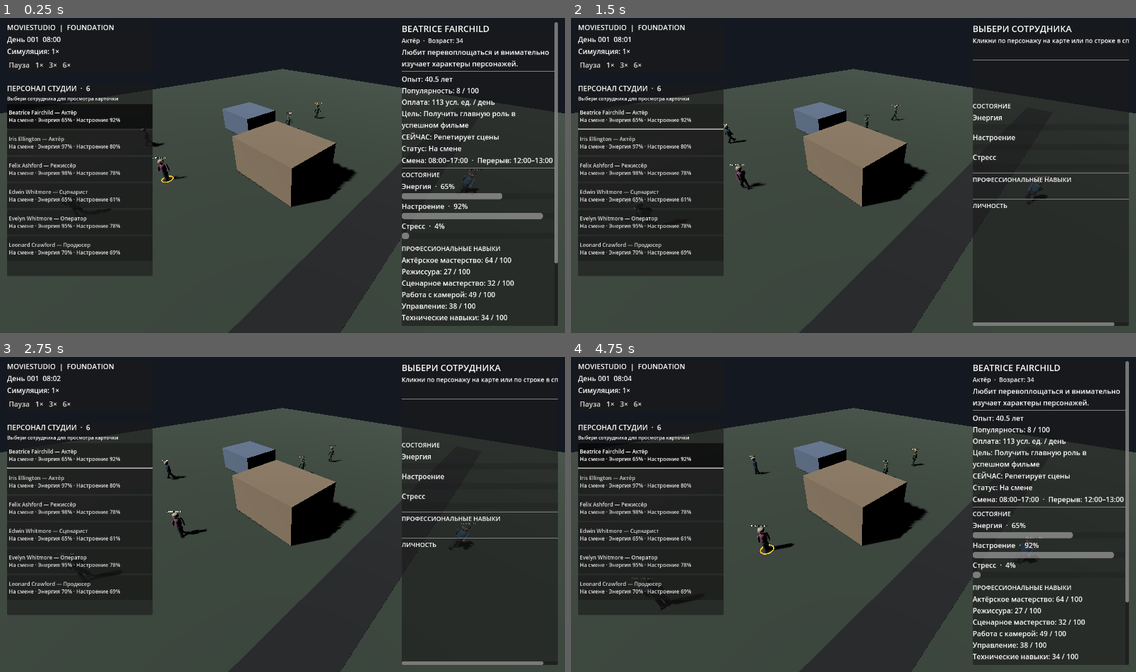
Above: before the commit, frames 1-4 (two rows, left to right).
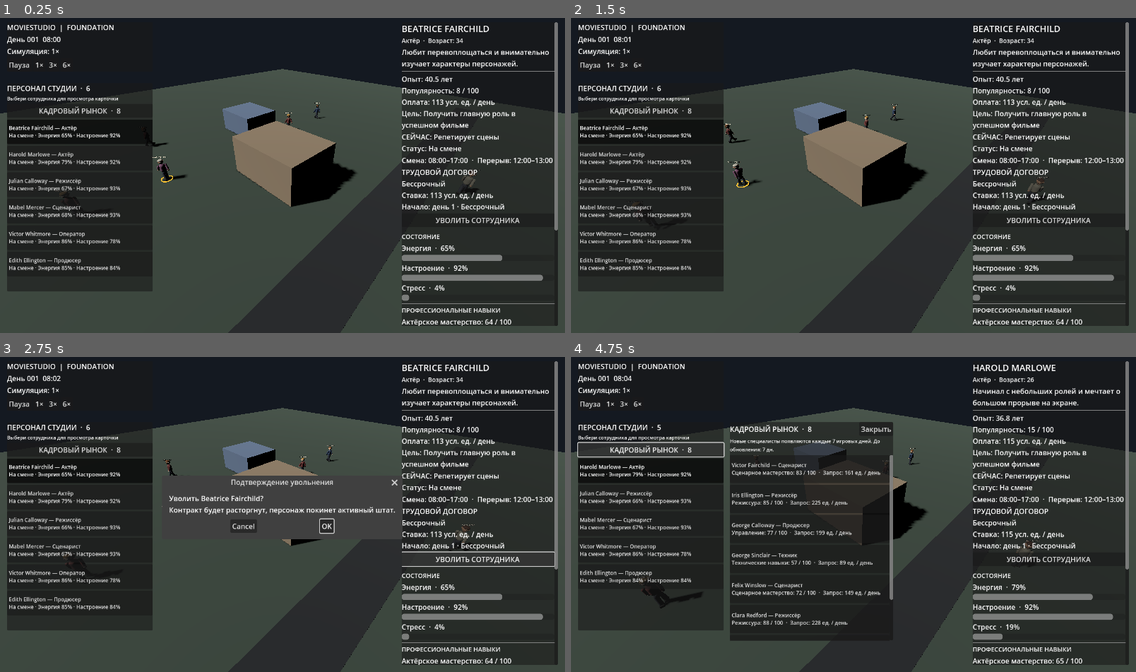
Above: after the commit, the same moments.

Repository: Teft3lb/MovieStudio
Game: Godot game, scene res://scenes/main.tscn
Same seed, same stepped clock (60 frames per second), same inputs: the game is played once before the commit and once after it.
Inputs (mouse positions are in pixels of both pictures, inside the frame that each line leads up to):
- Up to frame 1 (0.25 s): no input
- Up to frame 2 (1.5 s): click (650, 109) at 0.5 s, where only the run after the commit has a clickable "КАДРОВЫЙ РЫНОК · 8"; click (876, 90) at 1.25 s, where only the run after the commit has a clickable "Закрыть"
- Up to frame 3 (2.75 s): click (480, 558) at 2 s, where only the run after the commit has a clickable "УВОЛИТЬ СОТРУДНИКА"
- Up to frame 4 (4.75 s): click (898, 527) at 2.75 s, where only the run after the commit has a clickable "OK"; click (853, 523) at 3.5 s, where only the run after the commit has a clickable "OK"; click (650, 454) at 4.25 s, where only the run before the commit has a clickable "Beatrice Fairchild — Актёр На…"

The runs differ from the first frame. In frame 1, 8.7% of the frame differs, in the area x 1-99%, y 26-98%; in frame 2, 10%; in frame 3, 14%; in frame 4, 28%, in the area x 1-99%, y 2-98%.

Commit message:
feat: integrate employee market hiring contracts and dismissal UI

Diff:
--- a/scripts/presentation/characters/character_manager.gd
+++ b/scripts/presentation/characters/character_manager.gd
@@ -9,6 +9,12 @@
 )
 const CHARACTER_NEEDS_SYSTEM_SCRIPT = preload(
 	"res://scripts/domain/characters/character_needs_system.gd"
+)
+const EMPLOYEE_MANAGEMENT_SYSTEM_SCRIPT = preload(
+	"res://scripts/domain/staff/employee_management_system.gd"
+)
+const EMPLOYEE_CONTRACT_SCRIPT = preload(
+	"res://scripts/domain/staff/employee_contract.gd"
 )
 
 const INITIAL_PROFESSIONS: Array[String] = [
@@ -32,13 +38,30 @@
 }
 
 var employees: Array = []
+var market_candidates: Array = []
 var _generator: RefCounted
 var _needs_system: RefCounted
+var _employment_system: RefCounted
 var _game_clock: Node
 
 var _employee_actors: Dictionary = {}
 var _roster_buttons: Dictionary = {}
 var _selected_employee_id: String = ""
+var _selected_market_candidate_id: String = ""
+
+var _roster_header: Label
+var _employee_list: VBoxContainer
+var _market_toggle_button: Button
+var _market_panel: PanelContainer
+var _market_header: Label
+var _market_status_label: Label
+var _market_list: VBoxContainer
+
+var _detail_contract_label: Label
+var _contract_type_option: OptionButton
+var _hire_button: Button
+var _dismiss_button: Button
+var _dismiss_dialog: ConfirmationDialog
 
 var _detail_name_label: Label
 var _detail_profession_label: Label
@@ -61,6 +84,7 @@
 	_game_clock = get_node("../GameClock")
 	_needs_system = CHARACTER_NEEDS_SYSTEM_SCRIPT.new()
 	_game_clock.minute_advanced.connect(_on_game_minute_advanced)
+	_game_clock.day_advanced.connect(_on_game_day_advanced)
 
 	_spawn_initial_roster()
 	_build_roster_panel()
@@ -98,18 +122,48 @@
 		)
 		employees.append(data)
 
-		var actor: Variant = CHARACTER_ACTOR_SCRIPT.new()
-		actor.name = "Employee_%02d" % (index + 1)
-		actor.call(
-			"setup",
-			data,
-			_route_for(index),
-			_game_clock,
-			rng.randf_range(1.0, 1.45)
-		)
-		add_child(actor)
-		_employee_actors[employee_id] = actor
-
+	_employment_system = EMPLOYEE_MANAGEMENT_SYSTEM_SCRIPT.new()
+	_employment_system.call(
+		"initialize",
+		employees,
+		int(_game_clock.current_day),
+		20261104,
+		8
+	)
+	market_candidates = _employment_system.market_candidates
+
+	for index in range(employees.size()):
+		_spawn_employee_actor(employees[index], index)
+
+
+func _spawn_employee_actor(employee: Variant, index: int) -> void:
+	var employee_id: String = str(employee.id)
+	if _employee_actors.has(employee_id):
+		return
+
+	var actor: Variant = CHARACTER_ACTOR_SCRIPT.new()
+	actor.name = "Employee_%s" % employee_id.replace("-", "_")
+	actor.call(
+		"setup",
+		employee,
+		_route_for(index),
+		_game_clock,
+		1.0 + float(index % 5) * 0.09
+	)
+	add_child(actor)
+	_employee_actors[employee_id] = actor
+
+
+func _remove_employee_actor(employee_id: String) -> void:
+	var actor: Variant = _employee_actors.get(employee_id)
+	if actor != null and is_instance_valid(actor):
+		actor.queue_free()
+	_employee_actors.erase(employee_id)
+
+	var roster_button: Variant = _roster_buttons.get(employee_id)
+	if roster_button != null and is_instance_valid(roster_button):
+		roster_button.queue_free()
+	_roster_buttons.erase(employee_id)
 
 func _route_for(index: int) -> Array[Vector3]:
 	var route: Array[Vector3] = []
@@ -183,37 +237,151 @@
 	var layout := VBoxContainer.new()
 	panel.add_child(layout)
 
-	var header := Label.new()
-	header.text = "ПЕРСОНАЛ СТУДИИ  ·  %d" % employees.size()
-	header.add_theme_font_size_override("font_size", 16)
-	layout.add_child(header)
+	_roster_header = Label.new()
+	_roster_header.add_theme_font_size_override("font_size", 16)
+	layout.add_child(_roster_header)
 
 	var hint := Label.new()
 	hint.text = "Выбери сотрудника для просмотра карточки"
 	hint.add_theme_font_size_override("font_size", 11)
 	layout.add_child(hint)
 
+	_market_toggle_button = Button.new()
+	_market_toggle_button.text = "КАДРОВЫЙ РЫНОК"
+	_market_toggle_button.pressed.connect(_toggle_market_panel)
+	layout.add_child(_market_toggle_button)
+
 	var scroll := ScrollContainer.new()
 	scroll.custom_minimum_size = Vector2(310.0, 390.0)
 	scroll.size_flags_vertical = Control.SIZE_EXPAND_FILL
 	layout.add_child(scroll)
 
-	var employee_list := VBoxContainer.new()
-	employee_list.size_flags_horizontal = Control.SIZE_EXPAND_FILL
-	scroll.add_child(employee_list)
+	_employee_list = VBoxContainer.new()
+	_employee_list.size_flags_horizontal = Control.SIZE_EXPAND_FILL
+	scroll.add_child(_employee_list)
 
 	for employee in employees:
-		var employee_id: String = str(employee.id)
+		_add_roster_button(employee)
+
+	_build_market_panel()
+	_refresh_roster()
+
+
+func _add_roster_button(employee: Variant) -> void:
+	if not is_instance_valid(_employee_list):
+		return
+
+	var employee_id: String = str(employee.id)
+	if _roster_buttons.has(employee_id):
+		return
+
+	var button := Button.new()
+	button.name = "Roster_%s" % employee_id
+	button.custom_minimum_size = Vector2(305.0, 56.0)
+	button.alignment = HORIZONTAL_ALIGNMENT_LEFT
+	button.toggle_mode = true
+	button.add_theme_font_size_override("font_size", 12)
+	button.pressed.connect(_on_roster_employee_pressed.bind(employee_id))
+	_employee_list.add_child(button)
+	_roster_buttons[employee_id] = button
+
+
+func _build_market_panel() -> void:
+	var canvas := get_node_or_null("EmployeeManagementHUD") as CanvasLayer
+	if canvas == null:
+		return
+
+	_market_panel = PanelContainer.new()
+	_market_panel.name = "EmployeeMarketPanel"
+	_market_panel.position = Vector2(360.0, 154.0)
+	_market_panel.custom_minimum_size = Vector2(370.0, 0.0)
+	_market_panel.visible = false
+	canvas.add_child(_market_panel)
+
+	var layout := VBoxContainer.new()
+	_market_panel.add_child(layout)
+
+	var top_row := HBoxContainer.new()
+	layout.add_child(top_row)
+
+	_market_header = Label.new()
+	_market_header.size_flags_horizontal = Control.SIZE_EXPAND_FILL
+	_market_header.add_theme_font_size_override("font_size", 16)
+	top_row.add_child(_market_header)
+
+	var close_button := Button.new()
+	close_button.text = "Закрыть"
+	close_button.pressed.connect(_close_market_panel)
+	top_row.add_child(close_button)
+
+	_market_status_label = Label.new()
+	_market_status_label.autowrap_mode = TextServer.AUTOWRAP_WORD_SMART
+	_market_status_label.add_theme_font_size_override("font_size", 11)
+	layout.add_child(_market_status_label)
+
+	var scroll := ScrollContainer.new()
+	scroll.custom_minimum_size = Vector2(350.0, 420.0)
+	scroll.size_flags_vertical = Control.SIZE_EXPAND_FILL
+	layout.add_child(scroll)
+
+	_market_list = VBoxContainer.new()
+	_market_list.size_flags_horizontal = Control.SIZE_EXPAND_FILL
+	scroll.add_child(_market_list)
+
+	_refresh_market_panel()
+
+
+func _toggle_market_panel() -> void:
+	if not is_instance_valid(_market_panel):
+		return
+	_market_panel.visible = not _market_panel.visible
+	if _market_panel.visible:
+		_refresh_market_panel()
+
+
+func _close_market_panel() -> void:
+	if is_instance_valid(_market_panel):
+		_market_panel.visible = false
+
+
+func _refresh_market_panel() -> void:
+	if not is_instance_valid(_market_list):
+		return
+
+	_market_header.text = "КАДРОВЫЙ РЫНОК  ·  %d" % market_candidates.size()
+	_market_status_label.text = (
+		"Новые специалисты появляются каждые 7 игровых дней. "
+		+ "До обновления: %d дн."
+		% int(_employment_system.call(
+			"get_market_days_until_refresh",
+			int(_game_clock.current_day)
+		))
+	)
+
+	for child in _market_list.get_children():
+		_market_list.remove_child(child)
+		child.queue_free()
+
+	for candidate in market_candidates:
+		var candidate_id: String = str(candidate.id)
 		var button := Button.new()
-		button.name = "Roster_%s" % employee_id
-		button.custom_minimum_size = Vector2(305.0, 56.0)
+		button.name = "Candidate_%s" % candidate_id
+		button.custom_minimum_size = Vector2(345.0, 64.0)
 		button.alignment = HORIZONTAL_ALIGNMENT_LEFT
-		button.toggle_mode = true
 		button.add_theme_font_size_override("font_size", 12)
-		button.pressed.connect(_on_roster_employee_pressed.bind(employee_id))
-		employee_list.add_child(button)
-		_roster_buttons[employee_id] = button
-
+		button.text = "%s — %s\n%s: %d / 100  ·  Запрос: %d ед. / день" % [
+			candidate.get_full_name(),
+			candidate.get_profession_title(),
+			candidate.get_primary_skill_title(),
+			roundi(candidate.get_primary_skill_value()),
+			candidate.daily_salary,
+		]
+		button.pressed.connect(
+			_on_market_candidate_pressed.bind(candidate_id)
+		)
+		_market_list.add_child(button)
+
+	_market_toggle_button.text = "КАДРОВЫЙ РЫНОК  ·  %d" % market_candidates.size()
 
 func _build_detail_panel() -> void:
 	var canvas := get_node_or_null("EmployeeManagementHUD") as CanvasLayer
@@ -270,6 +438,38 @@
 	_detail_schedule_label = Label.new()
 	layout.add_child(_detail_schedule_label)
 
+	_detail_contract_label = Label.new()
+	_detail_contract_label.autowrap_mode = TextServer.AUTOWRAP_WORD_SMART
+	layout.add_child(_detail_contract_label)
+
+	_contract_type_option = OptionButton.new()
+	_contract_type_option.add_item("Бессрочный")
+	_contract_type_option.set_item_metadata(0, "permanent")
+	_contract_type_option.add_item("Срочный · 30 дней")
+	_contract_type_option.set_item_metadata(1, "fixed_30_days")
+	_contract_type_option.add_item("Срочный · 90 дней")
+	_contract_type_option.set_item_metadata(2, "fixed_90_days")
+	_contract_type_option.item_selected.connect(_on_contract_type_selected)
+	_contract_type_option.visible = false
+	layout.add_child(_contract_type_option)
+
+	_hire_button = Button.new()
+	_hire_button.text = "НАНЯТЬ СОТРУДНИКА"
+	_hire_button.pressed.connect(_on_hire_button_pressed)
+	_hire_button.visible = false
+	layout.add_child(_hire_button)
+
+	_dismiss_button = Button.new()
+	_dismiss_button.text = "УВОЛИТЬ СОТРУДНИКА"
+	_dismiss_button.pressed.connect(_on_dismiss_button_pressed)
+	_dismiss_button.visible = false
+	layout.add_child(_dismiss_button)
+
+	_dismiss_dialog = ConfirmationDialog.new()
+	_dismiss_dialog.title = "Подтверждение увольнения"
+	_dismiss_dialog.confirmed.connect(_confirm_dismiss_employee)
+	canvas.add_child(_dismiss_dialog)
+
 	layout.add_child(HSeparator.new())
 
 	var needs_heading := Label.new()
@@ -334,6 +534,29 @@
 	_refresh_detail_panel()
 
 
+func _on_game_day_advanced(day: int) -> void:
+	var result: Dictionary = _employment_system.call("advance_day", day)
+
+	for expired_employee in result.get("expired_employees", []):
+		var expired_id: String = str(expired_employee.id)
+		_remove_employee_actor(expired_id)
+		if _selected_employee_id == expired_id:
+			_selected_employee_id = ""
+
+	if bool(result.get("market_refreshed", false)):
+		if not _selected_market_candidate_id.is_empty():
+			if _find_market_candidate(_selected_market_candidate_id) == null:
+				_selected_market_candidate_id = ""
+		_refresh_market_panel()
+
+	if _selected_employee_id.is_empty() and _selected_market_candidate_id.is_empty():
+		if not employees.is_empty():
+			_selected_employee_id = str(employees[0].id)
+
+	_refresh_roster()
+	_refresh_detail_panel()
+
+
 func _unhandled_input(event: InputEvent) -> void:
 	if not event is InputEventMouseButton:
 		return
@@ -375,6 +598,7 @@
 	if previous_actor != null and is_instance_valid(previous_actor):
 		previous_actor.call("set_selected", false)
 
+	_selected_market_candidate_id = ""
 	var employee: Variant = _find_employee(employee_id)
 	if employee == null:
 		_selected_employee_id = ""
@@ -388,6 +612,31 @@
 	_refresh_detail_panel()
 
 
+func _select_market_candidate(candidate_id: String) -> void:
+	var previous_actor: Variant = _employee_actors.get(_selected_employee_id)
+	if previous_actor != null and is_instance_valid(previous_actor):
+		previous_actor.call("set_selected", false)
+
+	_selected_employee_id = ""
+	var candidate: Variant = _find_market_candidate(candidate_id)
+	_selected_market_candidate_id = (
+		str(candidate.id) if candidate != null else ""
+	)
+	_refresh_roster()
+	_refresh_detail_panel()
+
+
+func _on_market_candidate_pressed(candidate_id: String) -> void:
+	_select_market_candidate(candidate_id)
+
+
+func _find_market_candidate(candidate_id: String) -> Variant:
+	for candidate in market_candidates:
+		if str(candidate.id) == candidate_id:
+			return candidate
+	return null
+
+
 func _find_employee(employee_id: String) -> Variant:
 	for employee in employees:
 		if str(employee.id) == employee_id:
@@ -396,6 +645,9 @@
 
 
 func _refresh_roster() -> void:
+	if is_instance_valid(_roster_header):
+		_roster_header.text = "ПЕРСОНАЛ СТУДИИ  ·  %d" % employees.size()
+
 	for employee in employees:
 		var employee_id: String = str(employee.id)
 		var button: Button = _roster_buttons.get(employee_id) as Button
@@ -417,14 +669,25 @@
 	if not is_instance_valid(_detail_name_label):
 		return
 
-	var employee: Variant = _find_employee(_selected_employee_id)
+	var is_market_candidate: bool = not _selected_market_candidate_id.is_empty()
+	var employee: Variant = (
+		_find_market_candidate(_selected_market_candidate_id)
+		if is_market_candidate
+		else _find_employee(_selected_employee_id)
+	)
+
 	if employee == null:
+		_selected_market_candidate_id = ""
+		_selected_employee_id = ""
 		_detail_name_label.text = "ВЫБЕРИ СОТРУДНИКА"
-		_detail_profession_label.text = "Кликни по персонажу на карте или по строке в списке."
+		_detail_profession_label.text = (
+			"Выбери сотрудника в списке или открой кадровый рынок."
+		)
 		_detail_biography_label.text = ""
 		_detail_stats_label.text = ""
 		_detail_task_label.text = ""
 		_detail_schedule_label.text = ""
+		_detail_contract_label.text = ""
 		_detail_skills_label.text = ""
 		_detail_personality_label.text = ""
 		_energy_label.text = "Энергия"
@@ -433,6 +696,9 @@
 		_energy_bar.value = 0.0
 		_morale_bar.value = 0.0
 		_stress_bar.value = 0.0
+		_contract_type_option.visible = false
+		_hire_button.visible = false
+		_dismiss_button.visible = false
 		return
 
 	var needs: Dictionary = employee.needs
@@ -445,25 +711,81 @@
 		employee.age,
 	]
 	_detail_biography_label.text = employee.biography
-	_detail_stats_label.text = (
-		"Опыт: %.1f лет\nПопулярность: %.0f / 100\nОплата: %d усл. ед. / день\nЦель: %s"
-		% [
-			employee.experience,
-			employee.popularity,
-			employee.daily_salary,
-			employee.career_goal,
+
+	if is_market_candidate:
+		_detail_stats_label.text = (
+			"Опыт: %.1f лет\nПопулярность: %.0f / 100\nОжидание: %d усл. ед. / день\nЦель: %s"
+			% [
+				employee.experience,
+				employee.popularity,
+				employee.daily_salary,
+				employee.career_goal,
+			]
+		)
+		_detail_task_label.text = "СТАТУС: Кандидат открыт к предложениям"
+		_detail_schedule_label.text = "График работы согласуется при найме."
+		var contract_type: String = _get_selected_contract_type()
+		var offer_salary: int = int(
+			_employment_system.call(
+				"get_offer_salary",
+				str(employee.id),
+				contract_type
+			)
+		)
+		_detail_contract_label.text = (
+			"ПРЕДЛАГАЕМЫЙ КОНТРАКТ\nТип: %s\nСтавка: %d усл. ед. / день"
+			% [
+				_get_contract_type_title(contract_type),
+				offer_salary,
+			]
+		)
+		_contract_type_option.visible = true
+		_hire_button.visible = true
+		_dismiss_button.visible = false
+	else:
+		_detail_stats_label.text = (
+			"Опыт: %.1f лет\nПопулярность: %.0f / 100\nОплата: %d усл. ед. / день\nЦель: %s"
+			% [
+				employee.experience,
+				employee.popularity,
+				employee.daily_salary,
+				employee.career_goal,
+			]
+		)
+		_detail_task_label.text = "СЕЙЧАС: %s\nСтатус: %s" % [
+			employee.current_task,
+			employee.get_work_state_title(),
 		]
-	)
-	_detail_task_label.text = "СЕЙЧАС: %s\nСтатус: %s" % [
-		employee.current_task,
-		employee.get_work_state_title(),
-	]
-	_detail_schedule_label.text = "Смена: %02d:00–%02d:00  ·  Перерыв: %02d:00–%02d:00" % [
-		employee.shift_start_hour,
-		employee.shift_end_hour,
-		employee.break_start_hour,
-		employee.break_end_hour,
-	]
+		_detail_schedule_label.text = "Смена: %02d:00–%02d:00  ·  Перерыв: %02d:00–%02d:00" % [
+			employee.shift_start_hour,
+			employee.shift_end_hour,
+			employee.break_start_hour,
+			employee.break_end_hour,
+		]
+
+		var contract: Variant = _employment_system.call(
+			"get_contract", str(employee.id)
+		)
+		if contract == null:
+			_detail_contract_label.text = "КОНТРАКТ: данные отсутствуют"
+		else:
+			var end_text: String = (
+				"Бессрочный"
+				if int(contract.end_day) == 0
+				else "до дня %d" % int(contract.end_day)
+			)
+			_detail_contract_label.text = (
+				"ТРУДОВОЙ ДОГОВОР\n%s\nСтавка: %d усл. ед. / день\nНачало: день %d · %s"
+				% [
+					contract.get_type_title(),
+					contract.daily_salary,
+					contract.start_day,
+					end_text,
+				]
+			)
+		_contract_type_option.visible = false
+		_hire_button.visible = false
+		_dismiss_button.visible = true
 
 	var energy: float = float(needs.get("energy", 1.0)) * 100.0
 	var morale: float = float(needs.get("morale", 0.75)) * 100.0
@@ -492,3 +814,104 @@
 			roundi(float(personality.get("creativity", 0.5)) * 100.0),
 		]
 	)
+
+
+func _on_contract_type_selected(_index: int) -> void:
+	_refresh_detail_panel()
+
+
+func _get_selected_contract_type() -> String:
+	if not is_instance_valid(_contract_type_option):
+		return "permanent"
+	var selected_index: int = _contract_type_option.selected
+	if selected_index < 0:
+		return "permanent"
+	return str(_contract_type_option.get_item_metadata(selected_index))
+
+
+func _get_contract_type_title(contract_type: String) -> String:
+	match contract_type:
+		"fixed_30_days":
+			return "Срочный · 30 дней"
+		"fixed_90_days":
+			return "Срочный · 90 дней"
+		_:
+			return "Бессрочный"
+
+
+func _on_hire_button_pressed() -> void:
+	if _selected_market_candidate_id.is_empty():
+		return
+
+	var result: Dictionary = _employment_system.call(
+		"hire_candidate",
+		_selected_market_candidate_id,
+		_get_selected_contract_type(),
+		int(_game_clock.current_day)
+	)
+	if not bool(result.get("success", false)):
+		_show_employee_message(str(result.get("message", "Не удалось оформить найм.")))
+		return
+
+	var employee: Variant = result.get("employee")
+	if employee == null:
+		return
+
+	_needs_system.call(
+		"refresh_work_state", employee, int(_game_clock.current_hour)
+	)
+	_spawn_employee_actor(employee, employees.size() - 1)
+	_add_roster_button(employee)
+
+	_selected_market_candidate_id = ""
+	_selected_employee_id = str(employee.id)
+	_refresh_market_panel()
+	_refresh_roster()
+	_refresh_detail_panel()
+	_show_employee_message(str(result.get("message", "Сотрудник принят в штат.")))
+
+
+func _on_dismiss_button_pressed() -> void:
+	var employee: Variant = _find_employee(_selected_employee_id)
+	if employee == null:
+		return
+
+	_dismiss_dialog.dialog_text = (
+		"Уволить %s?\nКонтракт будет расторгнут, персонаж покинет активный штат."
+		% employee.get_full_name()
+	)
+	_dismiss_dialog.popup_centered()
+
+
+func _confirm_dismiss_employee() -> void:
+	var employee_id: String = _selected_employee_id
+	if employee_id.is_empty():
+		return
+
+	var result: Dictionary = _employment_system.call(
+		"dismiss_employee",
+		employee_id,
+		int(_game_clock.current_day)
+	)
+	if not bool(result.get("success", false)):
+		_show_employee_message(str(result.get("message", "Не удалось уволить сотрудника.")))
+		return
+
+	_remove_employee_actor(employee_id)
+	_selected_employee_id = ""
+	if not employees.is_empty():
+		_selected_employee_id = str(employees[0].id)
+
+	_refresh_roster()
+	_refresh_detail_panel()
+	_show_employee_message(str(result.get("message", "Сотрудник уволен.")))
+
+
+func _show_employee_message(message: String) -> void:
+	var dialog := AcceptDialog.new()
+	dialog.title = "Управление персоналом"
+	dialog.dialog_text = message
+	add_child(dialog)
+	dialog.confirmed.connect(dialog.queue_free)
+	dialog.canceled.connect(dialog.queue_free)
+	dialog.popup_centered()
